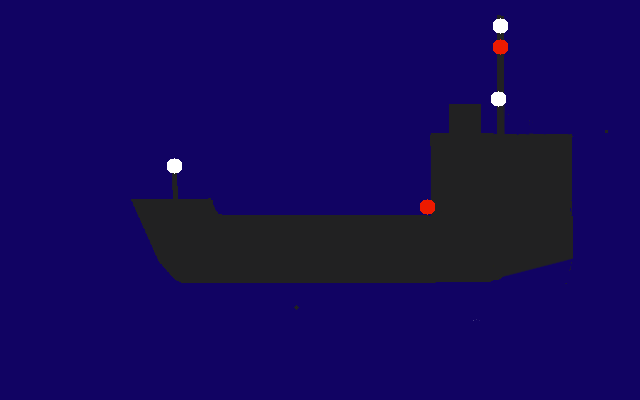
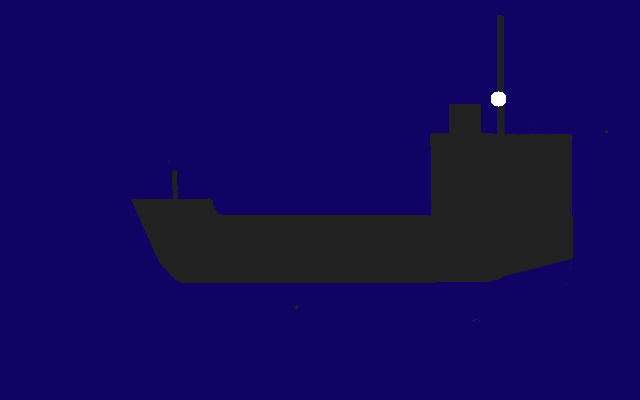
The second w=640, h=400 image is a revision of the first. Changes to its layers:
hid "pilot" over [493, 18, 508, 55]
hid "power-50m" over [167, 158, 182, 174]
hid "running" over [420, 199, 435, 215]
